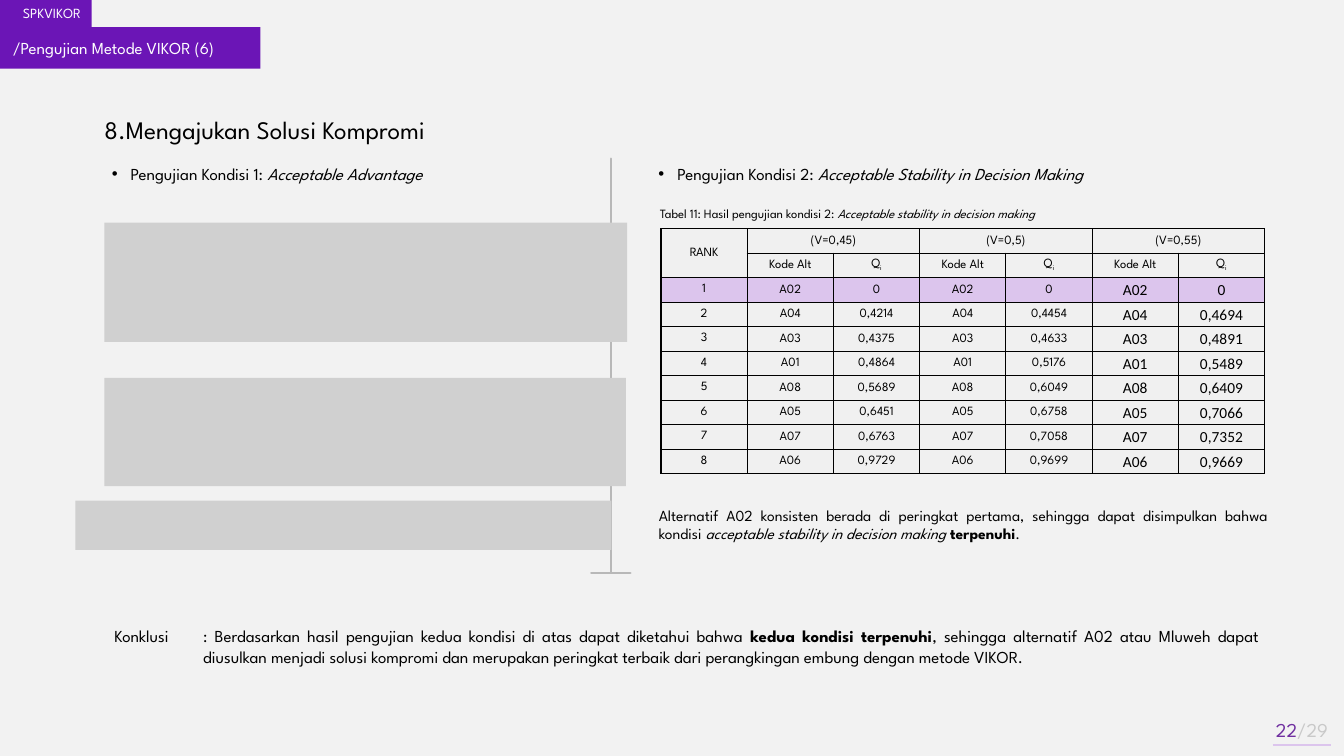
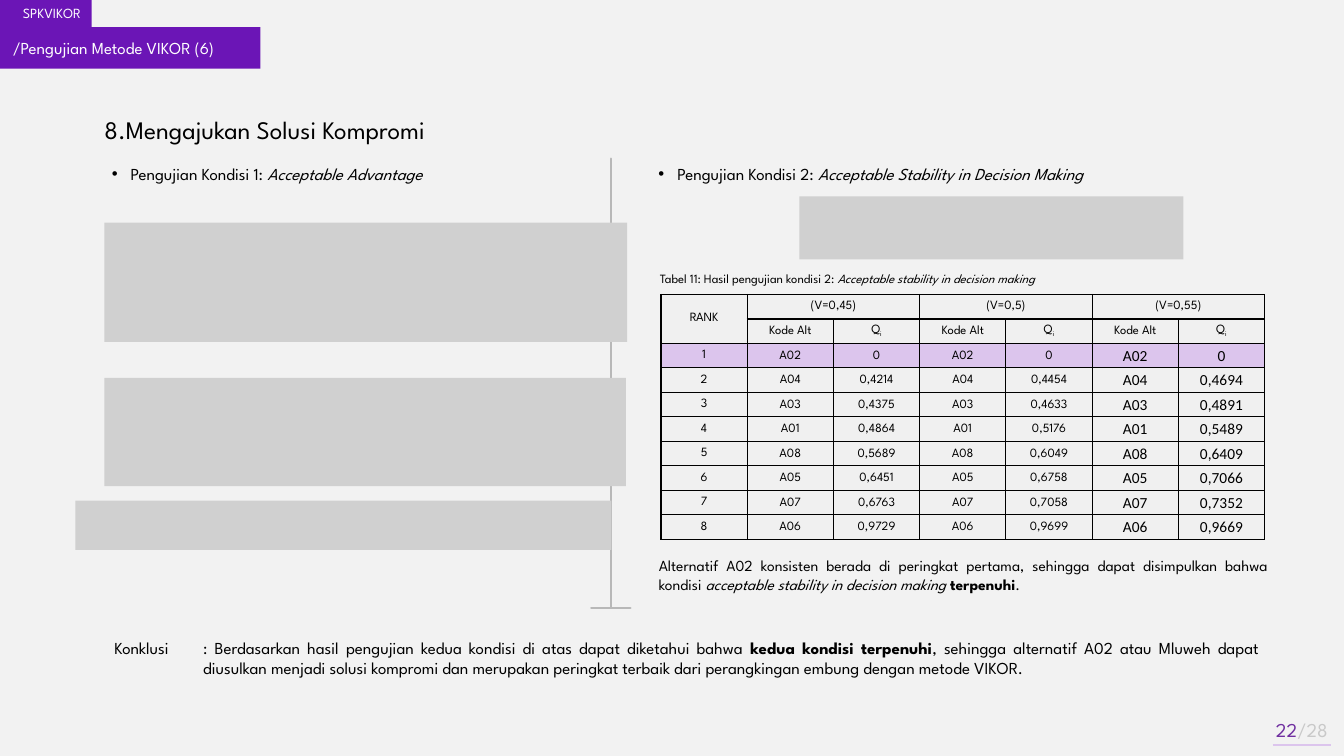
Before and after one commit to akhmadali7/TugasAkhir, a slide deck: slide 22 of PPT - TA - Akhmad Ali Sajidin - Sidang.pptx. Drawn at 1344x756 pixels with LibreOffice and Linux fonts; fonts in the diff are those of the drawing; grey boxes stand for pictures. Boxes give left, top, right and bottom in pixels: in the first picture for what was removed or moved away, otherwise in the second. Text is boxed around its words. In the diff, an @@ line names an element or a change of style, - is before the commit and + after.

```diff
--- a/PPT - TA - Akhmad Ali Sajidin - Sidang.pptx
+++ b/PPT - TA - Akhmad Ali Sajidin - Sidang.pptx
@@ line moved from (611, 573) - (611, 158) to (611, 607) - (611, 158) @@
@@ picture added at <box>800,197,1184,260</box> @@
@@ text "Tabel 11: Hasil pengujian kondisi ...": place and size @@
-text "Tabel 11: Hasil pengujian kondisi ..." at <box>660,209,1034,221</box>
+text "Tabel 11: Hasil pengujian kondisi ..." at <box>660,274,1034,286</box>
@@ table: place and size @@
-table at <box>661,229,1268,474</box>
+table at <box>661,294,1268,539</box>
@@ text "Alternatif A02 konsisten berada di ...": place and size @@
-text "Alternatif A02 konsisten berada di ..." at <box>659,510,1267,543</box>
+text "Alternatif A02 konsisten berada di ..." at <box>659,560,1267,594</box>
@@ line moved from (592, 574) - (630, 574) to (592, 608) - (630, 608) @@
@@ text "Konklusi : Berdasarkan hasil pengujian ...": place and size @@
-text "Konklusi : Berdasarkan hasil pengujian ..." at <box>114,630,1259,667</box>
+text "Konklusi : Berdasarkan hasil pengujian ..." at <box>114,642,1259,678</box>
@@ page number at <box>1276,724,1328,737</box>: text changed @@
-22/29
+22/28
```
Also in this commit, not shown: 8 other slides changed, 19 other files.
